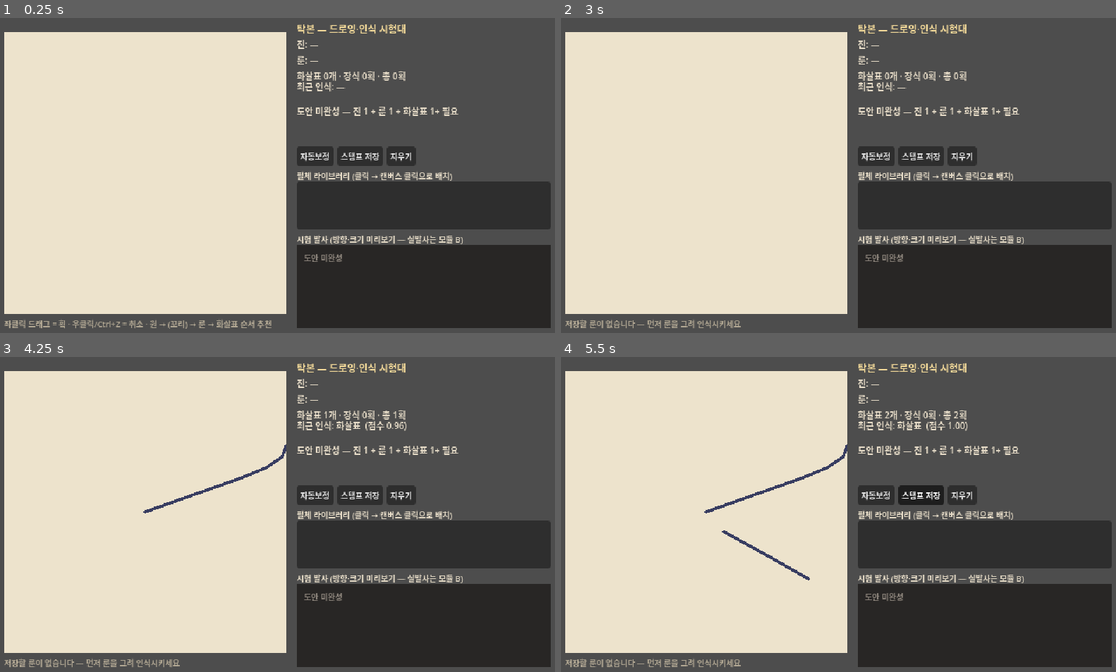
Above: before the commit, frames 1-4 (two rows, left to right).
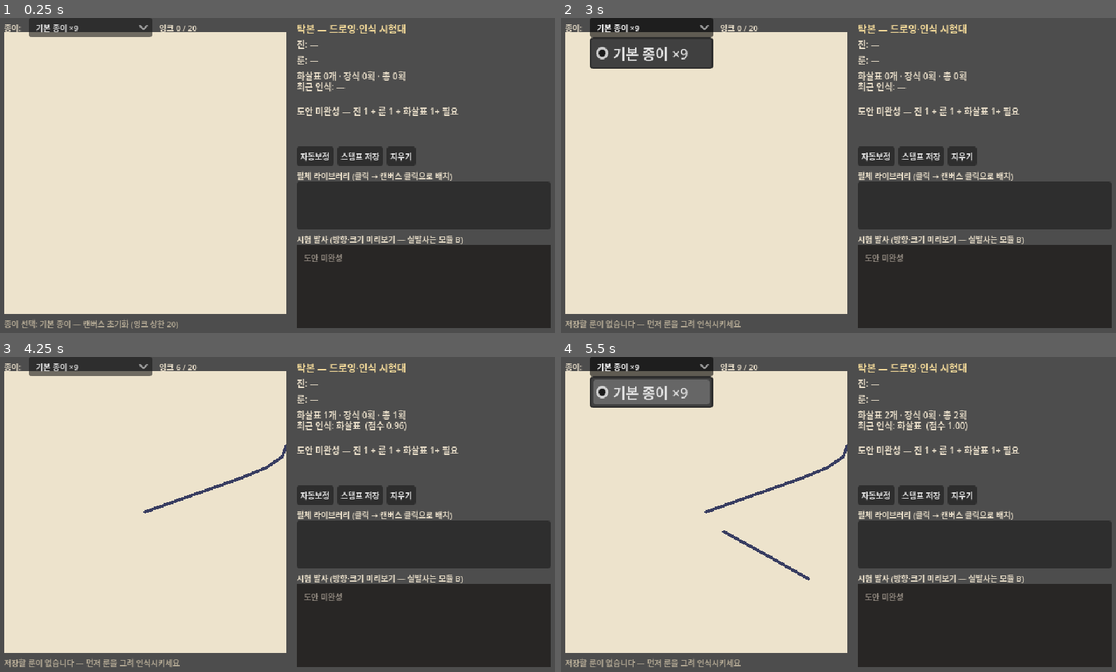
Above: after the commit, the same moments.

Repository: djgnfj-svg/tockbon
Game: Godot game, scene res://tests/test_drawing.tscn
Two runs of this game, one before a commit and one after it. Both use one fixed random seed, a clock stepped at 60 frames per second and the inputs below. This scene is started directly instead of the project's main scene.
Inputs (mouse positions are in pixels of both pictures, inside the frame that each line leads up to):
- Up to frame 1 (0.25 s): no input
- Up to frame 2 (3 s): click "지우기" at 0.5 s; click "자동보정" at 1.25 s; click "스탬프 저장" at 2 s; click (649, 27) at 2.75 s, where only the run after the commit has a clickable "기본 종이 ×9"
- Up to frame 3 (4.25 s): tap Enter at 3.5 s; drag from (144, 511) to (333, 445) at 3.52 s
- Up to frame 4 (5.5 s): drag from (721, 530) to (810, 577) at 4.27 s; move the mouse to (894, 445) at 5.02 s; hold D (move_right) from 5.03 s (still down); hold Space (dash) from 5.03 s (still down)

The runs differ from the first frame. In frame 1, 2.0% of the frame differs, in the area x 0-49%, y 0-99%; in frame 2, 3.6%; in frame 3, 1.4%; in frame 4, 3.6%, in the area x 0-69%, y 0-46%.

Commit message:
feat(drawing): 종이 등급 적용 — 잉크 상한·마나 감면·내구 보정·종이 소모 (NEXT_CYCLE §2)
- design_builder.build()에 paper_grade/params 인자 (기본값 무보정 — 기존 호출 호환)
- 캔버스 set_paper(): ink_capacity 상한 (초과 획 무효·지우면 회복, 스탬프는 교체 회수분 계산)
- 새 완성 시 종이 1장 소모, 0장이면 생성 차단 (completion_blocked)
- 종이 선택 UI(보유만·최저 등급 자동 선택·비차단) + 잉크 게이지
- tests/test_paper_auto.gd 신규 41건, 기존 드로잉 131·튜토 28·통합 12 그린 유지

Co-Authored-By: Claude Fable 5 <noreply@anthropic.com>
Claude-Session: https://claude.ai/code/session_01WTWRicKXykCsTa4QpY3Ciy

Diff:
--- a/src/drawing/design_builder.gd
+++ b/src/drawing/design_builder.gd
@@ -1,11 +1,15 @@
 extends RefCounted
 ## 인식 결과 → SpellDesign 조립 + 비용 계산 (GDD §4.4, §5 비용 축 분리).
 ## 잉크 = 그린 총량(길이×필압) + 원 크기·조준진 가산 / 마나 = 룬 + 발수 축.
+## 종이 등급(paper_params)은 호출자가 ItemDef.params를 직접 넘긴다 — Db 없이도 테스트 가능.
 ## 사용: const DesignBuilder := preload("res://src/drawing/design_builder.gd")
 
 const Recognizer := preload("res://src/drawing/recognizer.gd")
 
 const INK_ID := &"ink_basic"
+
+## SpellDesign 스키마 기본 내구 — into 재사용 시 durability_bonus가 누적되지 않도록 기준값
+static var _base_durability_max: int = SpellDesign.new().durability_max
 
 const RUNE_NAMES := {
 	Enums.RuneType.FIRE: "불△",
@@ -79,7 +83,10 @@
 
 
 ## parts → SpellDesign. into를 주면 기존 인스턴스를 갱신한다(id 유지).
-static func build(parts: Dictionary, balance: BalanceData, into: SpellDesign = null) -> SpellDesign:
+## paper_grade·paper_params: 선택된 종이의 등급·ItemDef.params (TECH_SPEC §4.1 PAPER 키).
+## 기본 인자는 무보정(등급 1·감면 0·보너스 0)과 같아 기존 호출과 호환된다.
+static func build(parts: Dictionary, balance: BalanceData, into: SpellDesign = null,
+		paper_grade: int = 1, paper_params: Dictionary = {}) -> SpellDesign:
 	var d := into
 	if d == null:
 		d = SpellDesign.new()
@@ -122,12 +129,18 @@
 		ink *= balance.aimed_circle_ink_mult
 	d.ink_cost = {INK_ID: maxi(1, ceili(ink))}
 
-	# 마나: 룬 + 발수 축 (원 크기와 무관 — 같은 축 삼중 처벌 금지, GDD §5)
+	# 마나: 룬 + 발수 축 (원 크기와 무관 — 같은 축 삼중 처벌 금지, GDD §5) × 종이 감면
 	var rune_idx := int(d.rune_type)
 	var mana_base := 8.0
 	if rune_idx >= 0 and rune_idx < balance.rune_mana_base.size():
 		mana_base = balance.rune_mana_base[rune_idx]
-	d.mana_cost = mana_base + balance.mana_per_arrow * float(arrows.size())
+	var discount := clampf(float(paper_params.get("mana_discount", 0.0)), 0.0, 1.0)
+	d.mana_cost = (mana_base + balance.mana_per_arrow * float(arrows.size())) * (1.0 - discount)
+
+	# 종이 등급: 내구 보정·등급 기록 (GDD §5). 스키마 기본값에서 매번 재계산 — into 재사용 시 비누적
+	d.paper_grade = paper_grade
+	d.durability_max = _base_durability_max + int(paper_params.get("durability_bonus", 0))
+	d.durability = d.durability_max
 
 	var kind := "조준진" if aimed else "고정진"
 	d.display_name = "%s %s ×%d" % [RUNE_NAMES.get(int(d.rune_type), "?"), kind, arrows.size()]
@@ -136,6 +149,12 @@
 
 static func rune_name(rune_type: int) -> String:
 	return RUNE_NAMES.get(rune_type, "?")
+
+
+## 획 하나의 잉크 게이지 사용량 — 종이 ink_capacity 상한 판정 기준 (TECH_SPEC §4.1).
+## 원 크기·조준진 가산은 경제 비용(ink_cost)에만 붙고, 종이 위 물리 잉크량에는 넣지 않는다.
+static func stroke_ink_units(s: StrokeData, balance: BalanceData) -> float:
+	return _ink_length(s) * balance.ink_per_stroke_length
 
 
 ## 획 잉크량 = 경로 길이 × 평균 필압 (잉크 = Σ 길이×폭, TECH_SPEC §6)
--- a/src/drawing/drawing_canvas.gd
+++ b/src/drawing/drawing_canvas.gd
@@ -2,6 +2,8 @@
 ## 드로잉 캔버스 — 획 캡처(마우스/태블릿 필압)·잉크 렌더·인식 파이프라인·SpellDesign 생성.
 ## 좌클릭 드래그 = 획 / 우클릭 = 획 취소·마지막 획 취소 / undo_last()는 Ctrl+Z용으로 외부에서 호출.
 ## 완성(진1+룬1+화살표1+) 시 EventBus.design_created, 이후 변경마다 design_updated 발신.
+## 종이 등급(GDD §5): set_paper() 호출 시 잉크 상한·완성 시 종이 소모·0장 완성 차단이 활성화.
+## set_paper()를 부르지 않은 캔버스는 기존과 동일하게 동작한다 (레거시 — 단독 테스트 호환).
 
 const Recognizer := preload("res://src/drawing/recognizer.gd")
 const DesignBuilder := preload("res://src/drawing/design_builder.gd")
@@ -11,9 +13,16 @@
 signal stroke_classified(result: Dictionary)
 signal design_state_changed(design: SpellDesign, summary: Dictionary)
 signal stamp_placement_done
+## 잉크 사용량 변화 — 게이지 표시용. capacity는 종이 미설정 시 INF
+signal ink_state_changed(used: float, capacity: float)
+## 잉크 상한 초과 등으로 획이 무효 처리됨 (reason: &"ink_over")
+signal stroke_rejected(reason: StringName)
+## 도안 완성 조건은 갖췄으나 보유 종이가 없어 생성이 차단됨 (reason: &"no_paper")
+signal completion_blocked(reason: StringName)
 
 const MIN_PX_DIST := 1.2               # 라이브 점 추가 최소 간격(px)
 const STAMP_SIZE := 0.22               # 스탬프 배치 크기 (캔버스 정규화, 최장변)
+const REJECT_COLOR := Color(0.75, 0.15, 0.10)  # 무효 획 경고색
 
 const ROLE_COLORS := {
 	Enums.StrokeRole.CIRCLE: Color(0.13, 0.11, 0.10),
@@ -39,6 +48,12 @@
 var _live_pressures := PackedFloat32Array()
 var _stamp_pending: Dictionary = {}
 
+var _paper_mode := false               # false = 종이 미설정(레거시 — 상한·소모·차단 없음)
+var _paper_id: StringName = &""
+var _paper_grade: int = 1
+var _paper_params: Dictionary = {}
+var _ink_used: float = 0.0
+
 
 func _ready() -> void:
 	_balance = load("res://data/balance.tres") as BalanceData
@@ -50,6 +65,36 @@
 
 func _canvas_scale() -> float:
 	return maxf(minf(size.x, size.y), 1.0)
+
+
+# ─────────────────────────── 종이 등급 (GDD §5) ───────────────────────────
+
+## 종이 선택 — 캔버스를 리셋한다(기존 획 초기화). params = ItemDef.params (TECH_SPEC §4.1 PAPER 키)
+func set_paper(paper_id: StringName, grade: int, params: Dictionary) -> void:
+	_paper_mode = true
+	_paper_id = paper_id
+	_paper_grade = grade
+	_paper_params = params.duplicate()
+	clear_all()
+
+
+## 보유 종이 없음 — 그리기는 허용하되 도안 완성(생성)은 차단
+func set_no_paper() -> void:
+	set_paper(&"", 1, {})
+
+
+func get_paper_id() -> StringName:
+	return _paper_id
+
+
+func get_ink_used() -> float:
+	return _ink_used
+
+
+func get_ink_capacity() -> float:
+	if not _paper_mode or _paper_params.is_empty():
+		return INF
+	return float(_paper_params.get("ink_capacity", INF))
 
 
 func _gui_input(event: InputEvent) -> void:
@@ -120,6 +165,11 @@
 	var stroke := StrokeData.new()
 	stroke.points = norm
 	stroke.pressures = _live_pressures.duplicate()
+	# 종이 잉크 상한 — 초과하게 되는 획은 무효 처리, 획을 지우면 회복 (TECH_SPEC §4.1)
+	if _ink_used + DesignBuilder.stroke_ink_units(stroke, _balance) > get_ink_capacity():
+		_reject_live_line()
+		stroke_rejected.emit(&"ink_over")
+		return
 	var entry := {"stroke": stroke, "line": _live_line, "locked": false, "result": {}}
 	_live_line.setup(_live_points, _live_pressures)
 	_live_line = null
@@ -140,15 +190,26 @@
 	_parts = DesignBuilder.classify_entries(_entries)
 	for e in _entries:
 		_apply_style(e)
+	var blocked := false
 	if DesignBuilder.is_complete(_parts):
 		var was_complete := _design != null
-		_design = DesignBuilder.build(_parts, _balance, _design)
-		var bus := _bus()
-		if bus != null:
-			bus.emit_signal(&"design_updated" if was_complete else &"design_created", _design)
+		# 새 완성은 종이 1장을 소모한다 — 보유 종이가 없으면 생성 차단 (GDD §5)
+		if not was_complete and not _paper_available():
+			_design = null
+			blocked = true
+		else:
+			_design = DesignBuilder.build(_parts, _balance, _design, _paper_grade, _paper_params)
+			if not was_complete:
+				_consume_paper()
+			var bus := _bus()
+			if bus != null:
+				bus.emit_signal(&"design_updated" if was_complete else &"design_created", _design)
 	else:
 		_design = null
+	_recompute_ink()
 	design_state_changed.emit(_design, get_summary())
+	if blocked:
+		completion_blocked.emit(&"no_paper")
 
 
 func _apply_style(e: Dictionary) -> void:
@@ -204,6 +265,7 @@
 	_entries.clear()
 	_design = null
 	_parts = {"arrows": [], "extras": [], "strokes_ordered": []}
+	_recompute_ink()
 	design_state_changed.emit(null, get_summary())
 
 
@@ -274,6 +336,24 @@
 	var pos_n := pos_px.clamp(Vector2.ZERO, size) / s
 	var stamp := _stamp_pending
 	_stamp_pending = {}
+	var pts := PackedVector2Array()
+	for p: Vector2 in stamp.points:
+		pts.append(pos_n + Vector2(p) * STAMP_SIZE)
+	var stroke := StrokeData.new()
+	stroke.points = pts
+	stroke.pressures = stamp.get("pressures", PackedFloat32Array())
+	stroke.role = Enums.StrokeRole.RUNE
+	# 잉크 상한 — 교체로 사라질 기존 룬의 잉크는 회수분으로 계산
+	var freed := 0.0
+	for e in _entries:
+		var prev: Dictionary = e.result
+		if int(prev.get("role", -1)) == Enums.StrokeRole.RUNE:
+			var prev_stroke: StrokeData = e.stroke
+			freed += DesignBuilder.stroke_ink_units(prev_stroke, _balance)
+	if _ink_used - freed + DesignBuilder.stroke_ink_units(stroke, _balance) > get_ink_capacity():
+		stroke_rejected.emit(&"ink_over")
+		stamp_placement_done.emit()
+		return
 	# 기존 룬은 교체 (MVP 룬 1개 규칙)
 	for i in range(_entries.size() - 1, -1, -1):
 		var res: Dictionary = _entries[i].result
@@ -282,13 +362,6 @@
 			if old != null:
 				old.queue_free()
 			_entries.remove_at(i)
-	var pts := PackedVector2Array()
-	for p: Vector2 in stamp.points:
-		pts.append(pos_n + Vector2(p) * STAMP_SIZE)
-	var stroke := StrokeData.new()
-	stroke.points = pts
-	stroke.pressures = stamp.get("pressures", PackedFloat32Array())
-	stroke.role = Enums.StrokeRole.RUNE
 	var entry := {
 		"stroke": stroke,
 		"line": InkStroke.new(),
@@ -314,6 +387,53 @@
 	return get_node_or_null(^"/root/EventBus")
 
 
+## GameState 오토로드 런타임 조회 — _bus()와 같은 이유
+func _game_state() -> Node:
+	return get_node_or_null(^"/root/GameState")
+
+
+## 완성(생성) 가능 여부 — 종이 미설정(레거시)·GameState 부재(단독 테스트)는 항상 허용
+func _paper_available() -> bool:
+	if not _paper_mode:
+		return true
+	if _paper_id == StringName():
+		return false
+	var gs := _game_state()
+	if gs == null:
+		return true
+	return int(gs.call(&"get_count", _paper_id)) > 0
+
+
+func _consume_paper() -> void:
+	if not _paper_mode or _paper_id == StringName():
+		return
+	var gs := _game_state()
+	if gs != null:
+		gs.call(&"remove_item", _paper_id, 1)
+
+
+func _recompute_ink() -> void:
+	if _balance == null:
+		return
+	_ink_used = 0.0
+	for e in _entries:
+		var stroke: StrokeData = e.stroke
+		_ink_used += DesignBuilder.stroke_ink_units(stroke, _balance)
+	ink_state_changed.emit(_ink_used, get_ink_capacity())
+
+
+## 상한 초과 획 시각 경고 — 경고색으로 바꾼 뒤 페이드아웃하며 제거
+func _reject_live_line() -> void:
+	var line := _live_line
+	_live_line = null
+	if line == null:
+		return
+	line.default_color = REJECT_COLOR
+	var tw := line.create_tween()
+	tw.tween_property(line, ^"modulate:a", 0.0, 0.35)
+	tw.tween_callback(line.queue_free)
+
+
 func _rebuild_line(e: Dictionary) -> void:
 	var line := e.line as Line2D
 	var stroke: StrokeData = e.stroke
--- a/src/drawing/test_drawing_main.gd
+++ b/src/drawing/test_drawing_main.gd
@@ -10,6 +10,8 @@
 const PAPER_COLOR := Color(0.93, 0.89, 0.80)
 const BG_COLOR := Color(0.16, 0.13, 0.11)
 const TEXT_COLOR := Color(0.90, 0.86, 0.78)
+const HINT_COLOR := Color(0.7, 0.66, 0.58)
+const WARN_COLOR := Color(0.92, 0.45, 0.35)
 
 const ROLE_NAMES := {
 	Enums.StrokeRole.CIRCLE: "진(원)",
@@ -29,6 +31,11 @@
 var _hint_label: Label
 var _stamp_list: ItemList
 var _trial: Control
+
+var _paper_select: OptionButton
+var _ink_label: Label
+var _paper_ids: Array[StringName] = []   # OptionButton 인덱스 → 종이 id
+var _paper_id: StringName = &""          # 현재 선택 종이 (빈 값 = 미선택)
 
 
 func _ready() -> void:
@@ -89,10 +96,33 @@
 	ui.add_child(_trial)
 
 	_hint_label = _make_label(ui, Vector2(12, 340), Vector2(620, 14), "", 9)
-	_hint_label.add_theme_color_override(&"font_color", Color(0.7, 0.66, 0.58))
 	_set_default_hint()
 	_refresh_status(_canvas.get_summary())
 	_refresh_design_label()
+
+	# ── 종이 선택 + 잉크 게이지 (GDD §5 종이 등급 — 보유 종이만, 기본 = 최저 등급 자동)
+	_canvas.ink_state_changed.connect(_on_ink_state_changed)
+	_canvas.stroke_rejected.connect(_on_stroke_rejected)
+	_canvas.completion_blocked.connect(_on_completion_blocked)
+	var paper_row := HBoxContainer.new()
+	paper_row.position = Vector2(12, 0)
+	paper_row.size = Vector2(320, 15)
+	paper_row.add_theme_constant_override(&"separation", 8)
+	ui.add_child(paper_row)
+	_make_label(paper_row, Vector2.ZERO, Vector2(28, 14), "종이:", 9)
+	_paper_select = OptionButton.new()
+	_paper_select.add_theme_font_size_override(&"font_size", 9)
+	_paper_select.custom_minimum_size = Vector2(140, 14)
+	_paper_select.item_selected.connect(_on_paper_selected)
+	paper_row.add_child(_paper_select)
+	_ink_label = _make_label(paper_row, Vector2.ZERO, Vector2(110, 14), "", 9)
+	_ink_label.custom_minimum_size = Vector2(110, 14)
+	EventBus.resources_changed.connect(_refresh_paper_options)
+	# 단독 시험대(F6·tests/test_drawing.tscn)에서만: 종이가 전혀 없으면 기본 종이를 시드해
+	# 완성 흐름까지 검증할 수 있게 한다. 게임 씬(Main 하위 드로잉룸)에는 해당 없음.
+	if get_tree().current_scene == self and GameState.get_count(&"paper_1") == 0:
+		GameState.add_item(&"paper_1", 9)
+	_refresh_paper_options()
 
 
 func _unhandled_key_input(event: InputEvent) -> void:
@@ -200,8 +230,76 @@
 	_set_default_hint()
 
 
+# ─────────────────────────── 종이 선택·잉크 게이지 (GDD §5) ───────────────────────────
+
+## 보유 종이 목록 갱신 — 현재 선택 종이는 소진돼도 목록에 남긴다 (편집 흐름 보존).
+## 미선택 상태에서 보유 종이가 생기면 최저 등급을 자동 선택한다 (비차단).
+func _refresh_paper_options() -> void:
+	var defs: Array[ItemDef] = []
+	for id: StringName in Db.items:
+		var def: ItemDef = Db.items[id]
+		if def != null and def.kind == Enums.ItemKind.PAPER \
+				and (GameState.get_count(id) > 0 or id == _paper_id):
+			defs.append(def)
+	defs.sort_custom(func(a: ItemDef, b: ItemDef) -> bool: return a.grade < b.grade)
+	_paper_select.clear()
+	_paper_ids.clear()
+	for def in defs:
+		_paper_ids.append(def.id)
+		_paper_select.add_item("%s ×%d" % [def.display_name, GameState.get_count(def.id)])
+	_paper_select.disabled = _paper_ids.is_empty()
+	if _paper_ids.is_empty():
+		_paper_select.add_item("종이 없음")
+		_paper_select.select(0)
+		_canvas.set_no_paper()
+		return
+	if _paper_id == StringName():
+		_paper_select.select(0)
+		_on_paper_selected(0)
+	else:
+		_paper_select.select(maxi(_paper_ids.find(_paper_id), 0))
+
+
+func _on_paper_selected(index: int) -> void:
+	if index < 0 or index >= _paper_ids.size():
+		return
+	var id := _paper_ids[index]
+	var def: ItemDef = Db.get_item(id)
+	if def == null or id == _paper_id:
+		return
+	_paper_id = id
+	_canvas.set_paper(id, def.grade, def.params)
+	_set_hint("종이 선택: %s — 캔버스 초기화 (잉크 상한 %d)" % [
+		def.display_name, int(def.params.get("ink_capacity", 0))])
+
+
+func _on_ink_state_changed(used: float, capacity: float) -> void:
+	if is_inf(capacity):
+		_ink_label.text = "잉크 %.0f / —" % used
+		_ink_label.add_theme_color_override(&"font_color", TEXT_COLOR)
+		return
+	_ink_label.text = "잉크 %.0f / %.0f" % [used, capacity]
+	_ink_label.add_theme_color_override(&"font_color",
+		WARN_COLOR if used > capacity * 0.85 else TEXT_COLOR)
+
+
+func _on_stroke_rejected(_reason: StringName) -> void:
+	_set_warn("잉크 상한 초과 — 획이 무효 처리되었습니다. 획을 지우면(우클릭) 잉크가 회복됩니다")
+
+
+func _on_completion_blocked(_reason: StringName) -> void:
+	_design_label.text = "종이가 없어 도안을 완성할 수 없습니다 — 종이를 확보하세요"
+	_set_warn("보유 종이 0장 — 그리기는 가능하지만 도안 완성은 차단됩니다")
+
+
 func _set_hint(text: String) -> void:
 	_hint_label.text = text
+	_hint_label.add_theme_color_override(&"font_color", HINT_COLOR)
+
+
+func _set_warn(text: String) -> void:
+	_hint_label.text = text
+	_hint_label.add_theme_color_override(&"font_color", WARN_COLOR)
 
 
 func _set_default_hint() -> void:
--- /dev/null
+++ b/tests/test_paper_auto.gd
@@ -0,0 +1,238 @@
+extends SceneTree
+## 종이 등급 적용 자동 검증 (NEXT_CYCLE §2 DoD) —
+## 등급 1/2/3별 mana_cost 감면·durability_max 보정·paper_grade 기록 (빌더에 params 직접 주입),
+## 캔버스 잉크 상한(초과 획 무효·지우면 회복·등급별 상한 차이),
+## 도안 완성 시 종이 1장 소모, 보유 0장 시 완성 차단·재획득 시 해제.
+## 실행: Godot --headless --path . -s res://tests/test_paper_auto.gd
+## 주의: 오토로드는 런타임 get_node, 모듈 스크립트는 첫 프레임 후 load() (TEAM_PLAN 공유 함정).
+
+var _pass := 0
+var _fail := 0
+var _rejected := 0
+var _blocked := 0
+var _created := 0
+var _updated := 0
+
+
+func _init() -> void:
+	process_frame.connect(_run, CONNECT_ONE_SHOT)
+
+
+func _check(cond: bool, name: String) -> void:
+	if cond:
+		_pass += 1
+	else:
+		_fail += 1
+		print("FAIL: ", name)
+
+
+func _run() -> void:
+	var gs: Node = root.get_node_or_null(^"/root/GameState")
+	var bus: Node = root.get_node_or_null(^"/root/EventBus")
+	if gs == null or bus == null:
+		print("FAIL: 오토로드(GameState/EventBus) 없음 — --path . 로 실행했는지 확인")
+		quit(1)
+		return
+	var balance := load("res://data/balance.tres") as BalanceData
+	var papers: Dictionary = {
+		1: load("res://data/items/paper_1.tres") as ItemDef,
+		2: load("res://data/items/paper_2.tres") as ItemDef,
+		3: load("res://data/items/paper_3.tres") as ItemDef,
+	}
+	_test_builder(balance, papers)
+	_test_canvas(gs, bus, balance, papers)
+	print("──────────────────────────────")
+	print("RESULT pass=%d fail=%d" % [_pass, _fail])
+	if _fail == 0:
+		print("PAPER_AUTO_OK")
+	quit(0 if _fail == 0 else 1)
+
+
+# ─────────────────────────── 1. design_builder 등급 적용 (Db 없이 params 직접) ───────────────────────────
+
+func _test_builder(balance: BalanceData, papers: Dictionary) -> void:
+	var builder: GDScript = load("res://src/drawing/design_builder.gd")
+	var base_dura: int = SpellDesign.new().durability_max
+	var mana_raw: float = balance.rune_mana_base[Enums.RuneType.WATER] + balance.mana_per_arrow * 2.0
+	for g: int in [1, 2, 3]:
+		var def: ItemDef = papers[g]
+		var d: SpellDesign = builder.build(_builder_parts(), balance, null, def.grade, def.params)
+		var discount := float(def.params.get("mana_discount", 0.0))
+		_check(is_equal_approx(d.mana_cost, mana_raw * (1.0 - discount)),
+			"등급 %d 마나 감면 %.0f%%" % [g, discount * 100.0])
+		_check(d.durability_max == base_dura + int(def.params.get("durability_bonus", 0)),
+			"등급 %d 내구 보정" % g)
+		_check(d.durability == d.durability_max, "등급 %d 내구 초기값 = 최대" % g)
+		_check(d.paper_grade == g, "등급 %d paper_grade 기록" % g)
+	# 기본 인자 = 무보정 (기존 호출 호환)
+	var d0: SpellDesign = builder.build(_builder_parts(), balance)
+	_check(is_equal_approx(d0.mana_cost, mana_raw), "기본 인자 — 마나 무감면")
+	_check(d0.durability_max == base_dura, "기본 인자 — 내구 무보정")
+	_check(d0.paper_grade == 1, "기본 인자 — 등급 1")
+	# into 재사용(design_updated 경로) 시 내구 보정 비누적
+	var p2: ItemDef = papers[2]
+	var d2: SpellDesign = builder.build(_builder_parts(), balance, null, p2.grade, p2.params)
+	builder.build(_builder_parts(), balance, d2, p2.grade, p2.params)
+	_check(d2.durability_max == base_dura + int(p2.params.get("durability_bonus", 0)),
+		"into 재사용 — 내구 보정 비누적")
+	# 잉크 게이지 헬퍼
+	var s := StrokeData.new()
+	s.points = _line_pts(Vector2(0.1, 0.5), Vector2(0.9, 0.5))
+	var units: float = builder.stroke_ink_units(s, balance)
+	_check(absf(units - 0.8 * balance.ink_per_stroke_length) < 0.05, "stroke_ink_units = 길이×계수")
+
+
+## 인식기를 거치지 않은 합성 부품 (test_drawing_auto._test_builder_edges와 같은 방식)
+func _builder_parts() -> Dictionary:
+	var c := Vector2(0.5, 0.5)
+	var circle_stroke := StrokeData.new()
+	circle_stroke.points = _circle_pts(c, 0.2)
+	var rune_stroke := StrokeData.new()
+	rune_stroke.points = _line_pts(Vector2(0.4, 0.4), Vector2(0.6, 0.6))
+	var a1 := StrokeData.new()
+	a1.points = _line_pts(c, c + Vector2(0.2, 0.0))
+	var a2 := StrokeData.new()
+	a2.points = _line_pts(c, c + Vector2(0.0, 0.2))
+	return {
+		"circle": {"center": c, "radius": 0.2, "stroke": circle_stroke},
+		"rune": {"type": Enums.RuneType.WATER, "accuracy_raw": 0.9, "stroke": rune_stroke},
+		"arrows": [
+			{"direction": 0.0, "length": 0.2, "start": c, "stroke": a1},
+			{"direction": PI / 2.0, "length": 0.2, "start": c, "stroke": a2},
+		],
+		"extras": [],
+		"strokes_ordered": [circle_stroke, rune_stroke, a1, a2],
+	}
+
+
+# ─────────────────────────── 2. 캔버스: 잉크 상한·종이 소모·완성 차단 ───────────────────────────
+
+func _test_canvas(gs: Node, bus: Node, balance: BalanceData, papers: Dictionary) -> void:
+	var canvas: Control = (load("res://src/drawing/drawing_canvas.gd") as GDScript).new()
+	canvas.size = Vector2(320, 320)
+	root.add_child(canvas)
+	canvas.connect(&"stroke_rejected", func(_r: StringName) -> void: _rejected += 1)
+	canvas.connect(&"completion_blocked", func(_r: StringName) -> void: _blocked += 1)
+	bus.connect(&"design_created", func(_d: SpellDesign) -> void: _created += 1)
+	bus.connect(&"design_updated", func(_d: SpellDesign) -> void: _updated += 1)
+	var p1: ItemDef = papers[1]
+	var p2: ItemDef = papers[2]
+	var p3: ItemDef = papers[3]
+
+	# ── 잉크 상한: 긴 획(길이 0.9 ≈ 잉크 9) — paper_1(상한 20)은 3획째 무효, 지우면 회복
+	canvas.set_paper(p1.id, p1.grade, p1.params)
+	_feed(canvas, _line_pts(Vector2(0.05, 0.3), Vector2(0.95, 0.3)))
+	_feed(canvas, _line_pts(Vector2(0.05, 0.5), Vector2(0.95, 0.5)))
+	_check(_rejected == 0 and int(canvas.get_summary().stroke_count) == 2, "paper_1 — 상한 내 2획 허용")
+	var used2: float = canvas.get_ink_used()
+	_check(used2 > 0.0 and used2 <= float(p1.params.ink_capacity), "게이지: 0 < 사용량 ≤ 상한")
+	_feed(canvas, _line_pts(Vector2(0.05, 0.7), Vector2(0.95, 0.7)))
+	_check(_rejected == 1, "초과 획 무효 — stroke_rejected 발신")
+	_check(int(canvas.get_summary().stroke_count) == 2, "초과 획은 엔트리 미추가")
+	_check(is_equal_approx(canvas.get_ink_used(), used2), "초과 획은 사용량 불변")
+	canvas.undo_last()
+	_check(canvas.get_ink_used() < used2, "획 삭제 → 잉크 회복")
+	_feed(canvas, _line_pts(Vector2(0.05, 0.7), Vector2(0.95, 0.7)))
+	_check(_rejected == 1 and int(canvas.get_summary().stroke_count) == 2, "회복 후 같은 획 허용")
+
+	# ── 등급별 상한 차이: 4획(≈36)이 paper_3(48)에서는 전부 허용
+	canvas.set_paper(p3.id, p3.grade, p3.params)
+	for i in 4:
+		var y := 0.15 + 0.2 * float(i)
+		_feed(canvas, _line_pts(Vector2(0.05, y), Vector2(0.95, y)))
+	_check(_rejected == 1 and int(canvas.get_summary().stroke_count) == 4,
+		"paper_3 — 같은 4획 전부 허용 (상한 차이)")
+
+	# ── 완성 시 종이 1장 소모 (paper_2 — 표준 도안이 상한 안)
+	var before: int = int(gs.call(&"get_count", p2.id))
+	gs.call(&"add_item", p2.id, 2)
+	canvas.set_paper(p2.id, p2.grade, p2.params)
+	_draw_design(canvas)
+	_check(_created == 1, "완성 → design_created")
+	_check(int(gs.call(&"get_count", p2.id)) == before + 1, "완성 시 종이 1장 소모")
+	var d: SpellDesign = canvas.get_design()
+	_check(d != null and d.paper_grade == p2.grade, "캔버스 경유 paper_grade 기록")
+	if d != null:
+		var expect_mana: float = (balance.rune_mana_base[Enums.RuneType.FIRE] + balance.mana_per_arrow) \
+			* (1.0 - float(p2.params.mana_discount))
+		_check(is_equal_approx(d.mana_cost, expect_mana), "캔버스 경유 마나 감면")
+		_check(d.durability_max == SpellDesign.new().durability_max + int(p2.params.durability_bonus),
+			"캔버스 경유 내구 보정")
+	# 완성 후 갱신(화살표 추가)은 추가 소모 없음
+	_feed(canvas, _line_pts(Vector2(0.5, 0.5), Vector2(0.5, 0.32)))
+	_check(_updated >= 1 and _created == 1, "갱신은 design_updated")
+	_check(int(gs.call(&"get_count", p2.id)) == before + 1, "갱신은 종이 소모 없음")
+	if d != null:
+		_check(d.durability_max == SpellDesign.new().durability_max + int(p2.params.durability_bonus),
+			"갱신 반복에도 내구 보정 비누적")
+
+	# ── 마지막 1장 소모 → 0장 완성 차단 → 재획득 시 해제
+	canvas.clear_all()
+	_draw_design(canvas)
+	_check(_created == 2, "두 번째 도안 완성")
+	_check(int(gs.call(&"get_count", p2.id)) == before, "잔여 0장")
+	canvas.clear_all()
+	_draw_design(canvas)
+	_check(_blocked >= 1, "0장 — completion_blocked 발신")
+	_check(canvas.get_design() == null and _created == 2, "0장 — 도안 미생성·미소모")
+	gs.call(&"add_item", p2.id, 1)
+	_feed(canvas, _line_pts(Vector2(0.5, 0.5), Vector2(0.5, 0.68)))
+	_check(_created == 3, "종이 재획득 → 다음 획에서 완성")
+	_check(int(gs.call(&"get_count", p2.id)) == before, "재획득분 소모")
+
+	# ── 종이 미선택(set_no_paper): 상한 없음, 완성만 차단
+	var blocked_before := _blocked
+	canvas.set_no_paper()
+	for i in 3:
+		var y := 0.15 + 0.25 * float(i)
+		_feed(canvas, _line_pts(Vector2(0.05, y), Vector2(0.95, y)))
+	_check(_rejected == 1, "미선택 — 잉크 상한 없음(무효 없음)")
+	canvas.clear_all()
+	_draw_design(canvas)
+	_check(_blocked > blocked_before and canvas.get_design() == null, "미선택 — 완성 차단")
+	canvas.queue_free()
+
+
+## 완성 도안 1세트: 원(r 0.22) + 불룬 삼각(0.10) + 화살표(0.18) — test_drawing_canvas_auto와 동일 기하
+func _draw_design(canvas: Control) -> void:
+	_feed(canvas, _circle_pts(Vector2(0.5, 0.5), 0.22))
+	_feed(canvas, _triangle_pts(Vector2(0.5, 0.5), 0.10))
+	_feed(canvas, _line_pts(Vector2(0.5, 0.5), Vector2(0.68, 0.5)))
+
+
+# ─────────────────────────── 합성 획 주입 (test_drawing_canvas_auto와 동일) ───────────────────────────
+
+func _feed(canvas: Control, pts_norm: PackedVector2Array) -> void:
+	var s := 320.0
+	canvas._begin_stroke(pts_norm[0] * s)
+	for i in range(1, pts_norm.size()):
+		canvas._append_live(pts_norm[i] * s, 1.0)
+	canvas._end_stroke()
+
+
+func _circle_pts(c: Vector2, r: float) -> PackedVector2Array:
+	var pts := PackedVector2Array()
+	for i in 72:
+		var a := -PI / 2.0 + TAU * 0.98 * float(i) / 71.0
+		pts.append(c + Vector2(cos(a), sin(a)) * r)
+	return pts
+
+
+func _line_pts(a: Vector2, b: Vector2) -> PackedVector2Array:
+	var pts := PackedVector2Array()
+	for i in 12:
+		pts.append(a.lerp(b, float(i) / 11.0))
+	return pts
+
+
+func _triangle_pts(c: Vector2, size: float) -> PackedVector2Array:
+	var verts: Array[Vector2] = []
+	for k in 3:
+		var a := -PI / 2.0 + TAU * float(k) / 3.0
+		verts.append(c + Vector2(cos(a), sin(a)) * size)
+	var pts := PackedVector2Array()
+	for e in 3:
+		for i in 14:
+			pts.append(verts[e].lerp(verts[(e + 1) % 3], float(i) / 14.0))
+	pts.append(verts[0])
+	return pts
